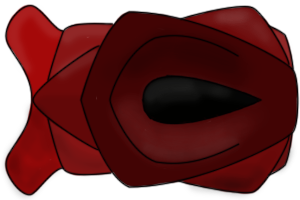
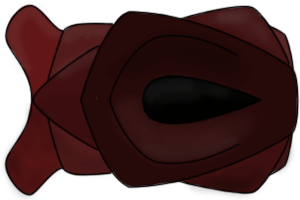
Layered file, before and after one edit (300 x 200). Changes by layer:
pixels changed over left=5, top=3, right=297, bottom=196 (layer not identified)
